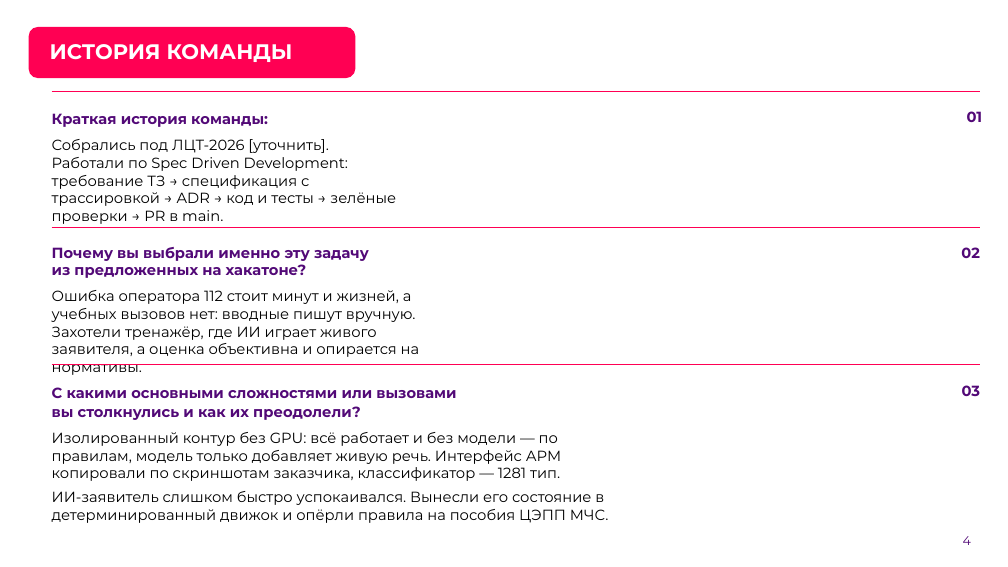
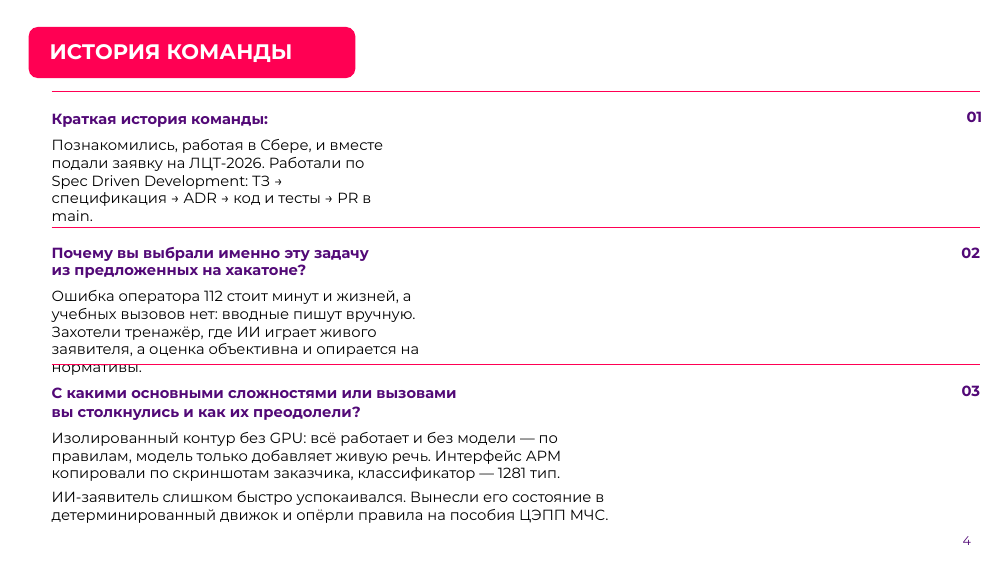
Before and after one commit to Fosh1er/MCHS_hack_AIskra, a slide deck: slide 4 of docs/presentation/АИскра_презентация_ЛЦТ2026.pptx. Drawn at 1008x567 pixels with LibreOffice and Linux fonts; fonts in the diff are those of the drawing; background and template pictures are left out. Boxes give left, top, right and bottom in pixels: in the first picture for what was removed or moved away, otherwise in the second. Text is boxed around its words. In the diff, an @@ line names an element or a change of style, - is before the commit and + after.

```diff
--- a/docs/presentation/АИскра_презентация_ЛЦТ2026.pptx
+++ b/docs/presentation/АИскра_презентация_ЛЦТ2026.pptx
@@ text at box(52, 139, 384, 206): text changed @@
-Собрались под ЛЦТ-2026 [уточнить]. Работали по Spec Driven Development: требование ТЗ → спецификация с трассировкой → ADR → код и тесты → зелёные проверки → PR в main.
+Познакомились, работая в Сбере, и вместе подали заявку на ЛЦТ-2026. Работали по Spec Driven Development: ТЗ → спецификация → ADR → код и тесты → PR в main.
```
Also in this commit, not shown: 1 other slide changed, 1 other file.
